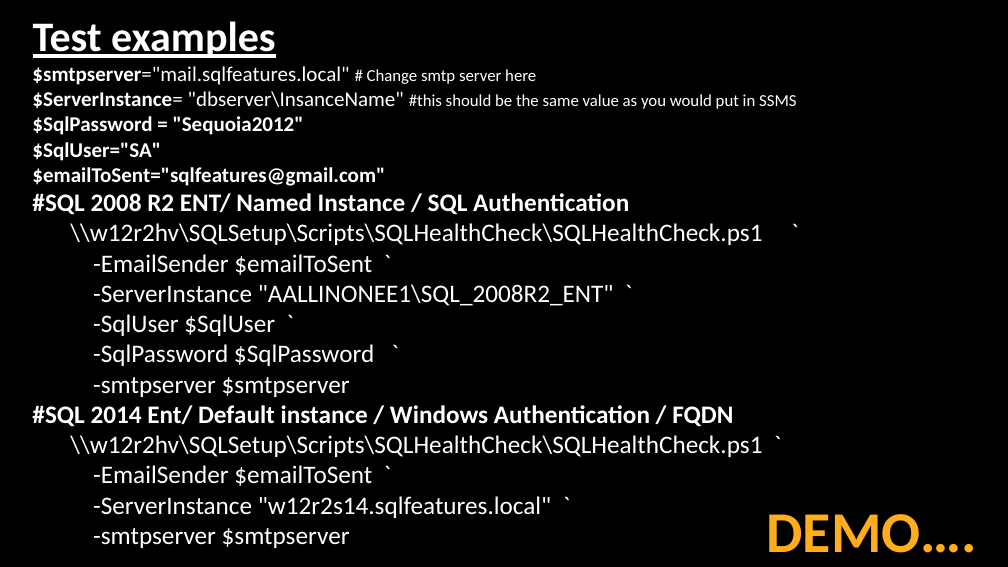
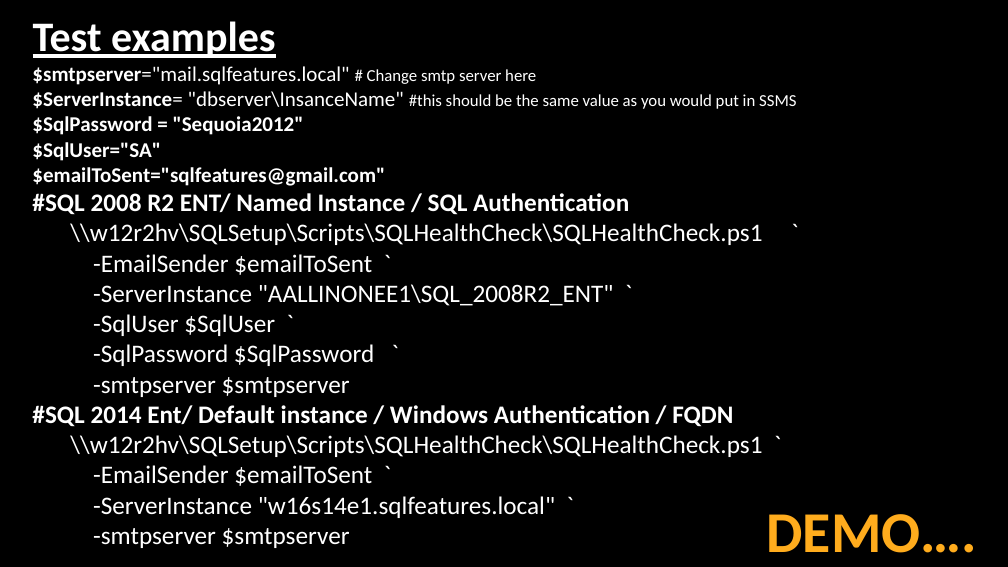
Before and after one commit to hedaprakash/SQLHealthCheck, a slide deck: slide 13 of Consolidated Essential Performance Health Check using PowerShell.pptx (slide 11 before the commit). Drawn at 1008x567 pixels with LibreOffice and Linux fonts; fonts in the diff are those of the drawing; background and template pictures are left out. Boxes give left, top, right and bottom in pixels: in the first picture for what was removed or moved away, otherwise in the second. Text is boxed around its words. In the diff, an @@ line names an element or a change of style, - is before the commit and + after.

```diff
--- a/Consolidated Essential Performance Health Check using PowerShell.pptx
+++ b/Consolidated Essential Performance Health Check using PowerShell.pptx
@@ text at bbox=[93, 496, 555, 518]: text changed @@
-  -ServerInstance "w12r2s14.sqlfeatures.local" `
+  -ServerInstance "w16s14e1.sqlfeatures.local" `
```
Also in this commit, not shown: 12 other slides changed, 2 slides added, 6 other files.
